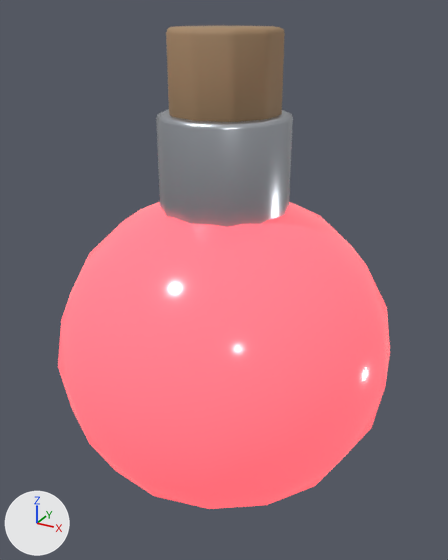
What one commit did to the glTF model game/assets/models/batch2/health_potion.glb.
Both versions are drawn from a camera (50 mm lens) standing at (0.291, -0.53, 0.541) and looking at (-0.003, 0.004, 0.274). Lighting does not change. The marker at lower left points along +X, +Y and +Z. The older version comes first. Vertices at exactly the same position are counted once.

Objects in the first picture: 'Cork', 'FlaskBody', 'FlaskNeck'.
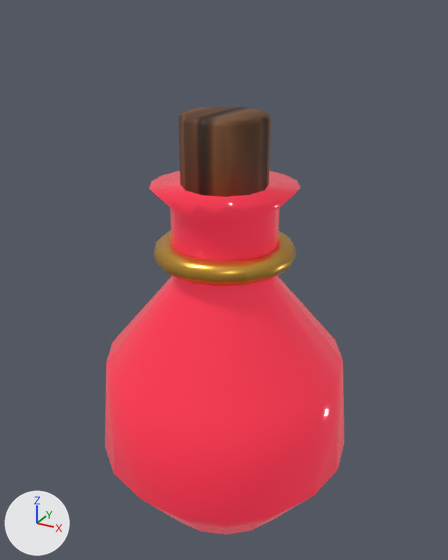
What differs and where, as boxes (x1, y1, x2, y2) in the pictures (448 x 560 px):
'FlaskBody', deleted (red): before (58, 202, 390, 509)
'Flask', added (red): after (105, 171, 344, 534)
'Cork', surface changed, reshaped, moved (22% narrower, 6% shorter): before (166, 26, 285, 122); after (178, 107, 271, 197)
'FlaskNeck', deleted: before (156, 109, 293, 227)
'NeckCollar', added (brown): after (154, 230, 296, 286)

What changed in the scene script:
```text
Add img_aged_oak_rough:
    img_aged_oak_rough = load_image('aged_oak_rough', '_unpacked/aged_oak_rough', 256, 256, 'Non-Color')
Add img_aged_oak_normal:
    img_aged_oak_normal = load_image('aged_oak_normal', '_unpacked/aged_oak_normal', 256, 256, 'Non-Color')
Add img_aged_oak_albedo:
    img_aged_oak_albedo = load_image('aged_oak_albedo', '_unpacked/aged_oak_albedo', 256, 256, 'sRGB')
Add img_antique_gold_normal:
    img_antique_gold_normal = load_image('antique_gold_normal', '_unpacked/antique_gold_normal', 256, 256, 'Non-Color')
Add img_antique_gold_rough:
    img_antique_gold_rough = load_image('antique_gold_rough', '_unpacked/antique_gold_rough', 256, 256, 'Non-Color')
Add img_antique_gold_albedo:
    img_antique_gold_albedo = load_image('antique_gold_albedo', '_unpacked/antique_gold_albedo', 256, 256, 'sRGB')
Change mat_potionred:
    mat_potionred.base_color: (0.85, 0.12, 0.16) -> (0.68, 0.03, 0.06)  # red #ed616f -> red #d73045
    mat_potionred.roughness: 0.15 -> 0.08
    mat_potionred.emission_color: (0.98, 0.112, 0.14) -> (0.403, 0.013, 0.0325)  # red #fd5e69 -> red #aa1e33
Change mat_woodwarm:
    remove # nodes: BsdfPrincipled, OutputMaterial
    remove # colours: brown #a68665
    nodes: BsdfPrincipled, Mapping x3, Math, NormalMap, OutputMaterial, SeparateColor, TexImage x3, UVMap x3
    uses the picture img_aged_oak_albedo
    uses the picture img_aged_oak_normal
    uses the picture img_aged_oak_rough
Add mat_bronze:
    mat_bronze = bpy.data.materials.new('Bronze')
    # uses the picture img_antique_gold_albedo
    # uses the picture img_antique_gold_normal
    # uses the picture img_antique_gold_rough
Change me_cylinder_001:
    used by ob_cork; location = (0.0, 0.0, 0.48)
    remove me_cylinder_001.from_pydata(...)  # 140 vertices, 276 faces; spans x -0.0523..0.0523, y -0.0541..0.0541, z -0.045..0.045
    add me_cylinder_001.from_pydata(...)  # 72 vertices, 140 faces; spans x -0.044..0.044, y -0.044..0.044, z -0.04..0.04
    me_cylinder_001 part 1: the whole mesh is rebuilt
Add me_torus:
    me_torus.from_pydata(...)  # a torus around z (ring radius 0.062, tube radius 0.012) spanning x -0.074..0.074, y -0.074..0.074, z -0.012..0.012
    me_torus.materials.append(mat_bronze)
Add me_flask:
    me_flask.from_pydata(...)  # 108 vertices, 212 faces; spans x -0.14..0.14, y -0.138..0.138, z 0.0..0.38
    me_flask.materials.append(mat_potionred)  # red #d73045, glowing red #aa1e33
Remove ob_flaskbody:
    ob_flaskbody = bpy.data.objects.new('FlaskBody', me_sphere)
    ob_flaskbody.location = (0.0, 0.0, 0.2)
Remove ob_flaskneck:
    ob_flaskneck = bpy.data.objects.new('FlaskNeck', me_cylinder)
    ob_flaskneck.location = (0.0, 0.0, 0.38)
Change ob_cork:
    ob_cork.location: (0.0, 0.0, 0.48) -> (0.0, 0.0, 0.41)
Add ob_neckcollar:
    ob_neckcollar = bpy.data.objects.new('NeckCollar', me_torus)
    ob_neckcollar.location = (0.0, 0.0, 0.31)
Add ob_flask:
    ob_flask = bpy.data.objects.new('Flask', me_flask)
    ob_flask.location = (0.0, 0.0, 0.0)
```
